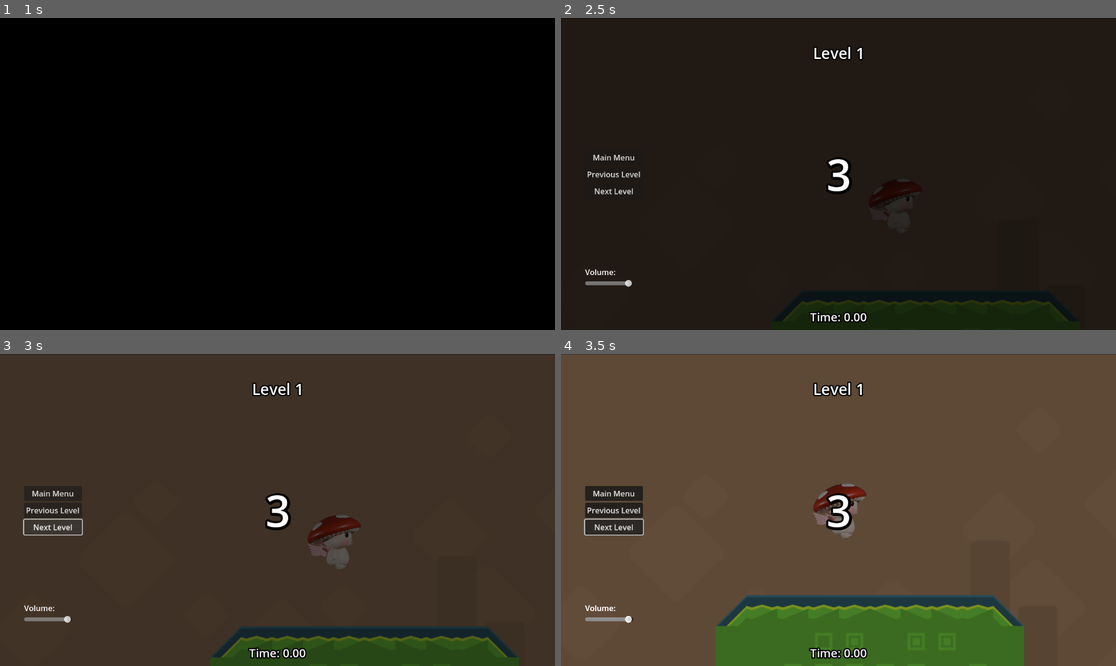
Above: before the commit, frames 1-4 (two rows, left to right).
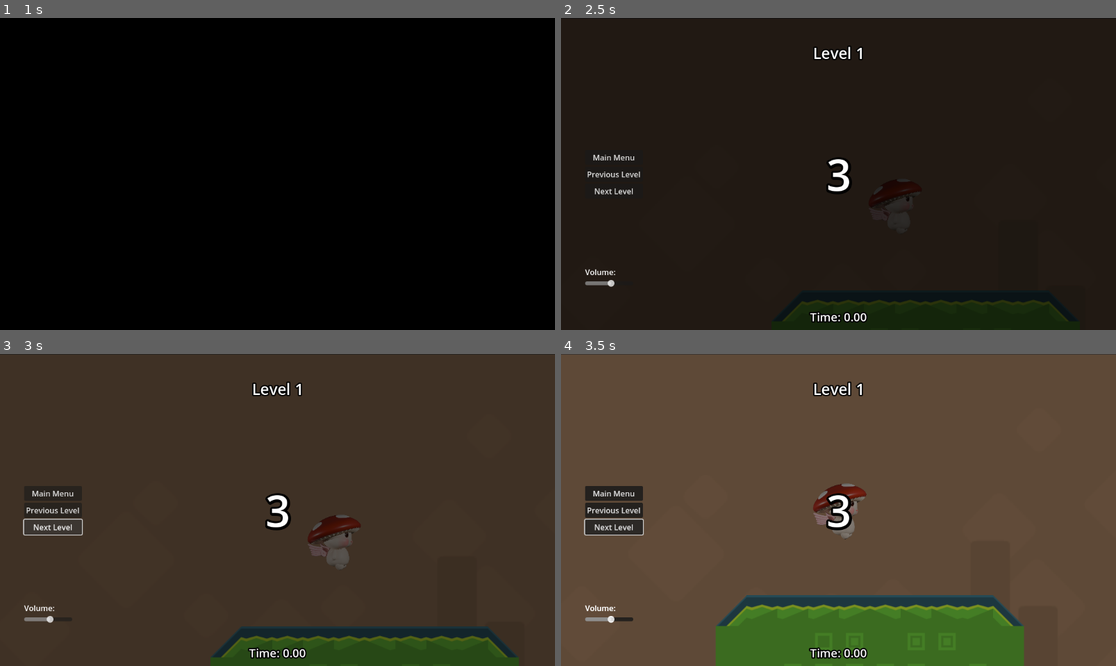
Above: after the commit, the same moments.

Repository: dustngroh/CapstoneProject
Game: Godot game, scene res://scenes/main/Game.tscn
The game is run twice, just before and just after one commit, with the same random seed, the same clock (stepped at 60 frames per second) and the same inputs. The engine's default icon, where the game draws it, is replaced by a stand-in: a white triangle on a blue panel in a dark square.
Inputs:
- Up to frame 1 (1 s): tap Enter at 0.5 s; hold Right (walk_right) from 0.53 s (still down); tap Space (jump) at 0.77 s
- Up to frame 2 (2.5 s): release Right (walk_right) at 1.25 s; click "New Game" at 1.25 s; click "New Game" at 2 s
- Up to frame 3 (3 s): click "Next Level" at 2.75 s
- Up to frame 4 (3.5 s): no input

Frame 1 is identical in both runs. In frame 2, less than 0.1% of the frame differs, in the area x 8-13%, y 83-87%; in frame 3, less than 0.1%; in frame 4, less than 0.1%.

Commit message:
Lower default volume.

Diff:
--- a/run-game/default_bus_layout.tres
+++ b/run-game/default_bus_layout.tres
@@ -1,7 +1,7 @@
 [gd_resource type="AudioBusLayout" format=3 uid="uid://f88nf0355j7o"]
 
 [resource]
-bus/0/volume_db = -0.130497
+bus/0/volume_db = -5.04538
 bus/1/name = &"music"
 bus/1/solo = false
 bus/1/mute = false
Not shown, changed: docs/index.html
Not shown, changed: docs/index.pck
